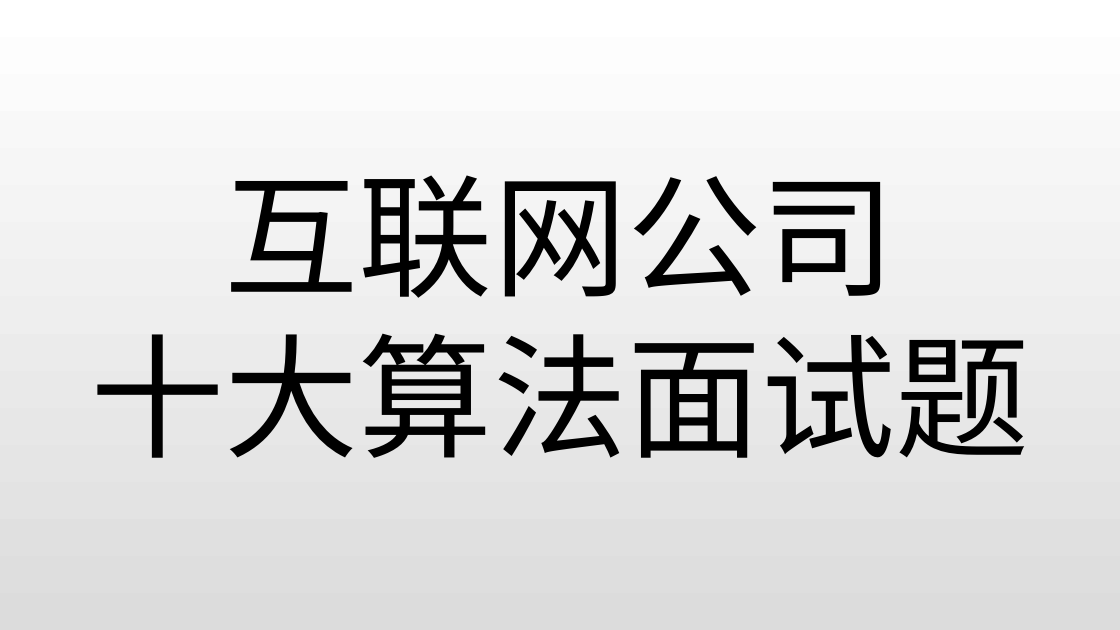
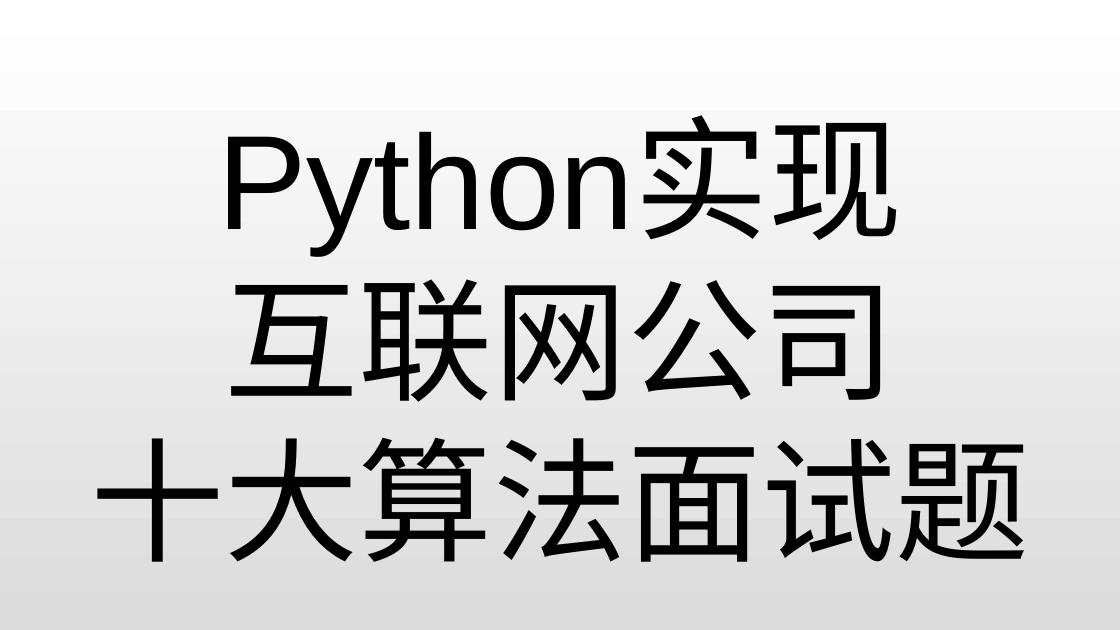
Before and after one commit to peiss/ant-learn-algorithm, a slide deck: slide 1 of 互联网公司十大算法面试题.pptx. Drawn at 1120x630 pixels with LibreOffice and Linux fonts; fonts in the diff are those of the drawing. Boxes give left, top, right and bottom in pixels: in the first picture for what was removed or moved away, otherwise in the second. Text is boxed around its words. In the diff, an @@ line names an element or a change of style, - is before the commit and + after.

```diff
--- a/互联网公司十大算法面试题.pptx
+++ b/互联网公司十大算法面试题.pptx
@@ text "Python实现": place and size @@
-text "Python实现" at [91, 175, 1030, 458]
+text "Python实现" at [91, 123, 1030, 562]
@@ text at [217, 123, 903, 253]: paragraph added @@
+Python实现
```
Also in this commit, not shown: 1 other slide changed, 4 slides added, 1 slide removed, 22 other files.
